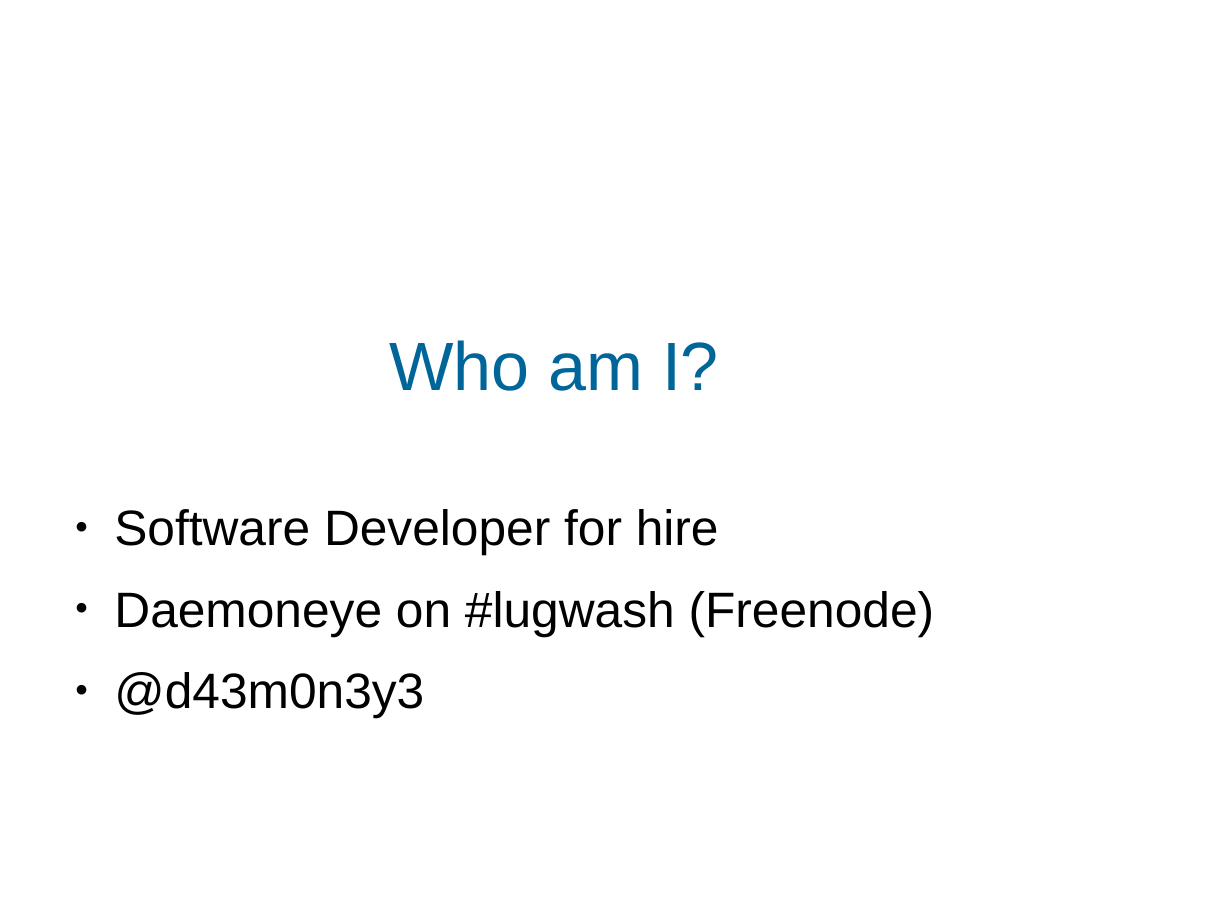
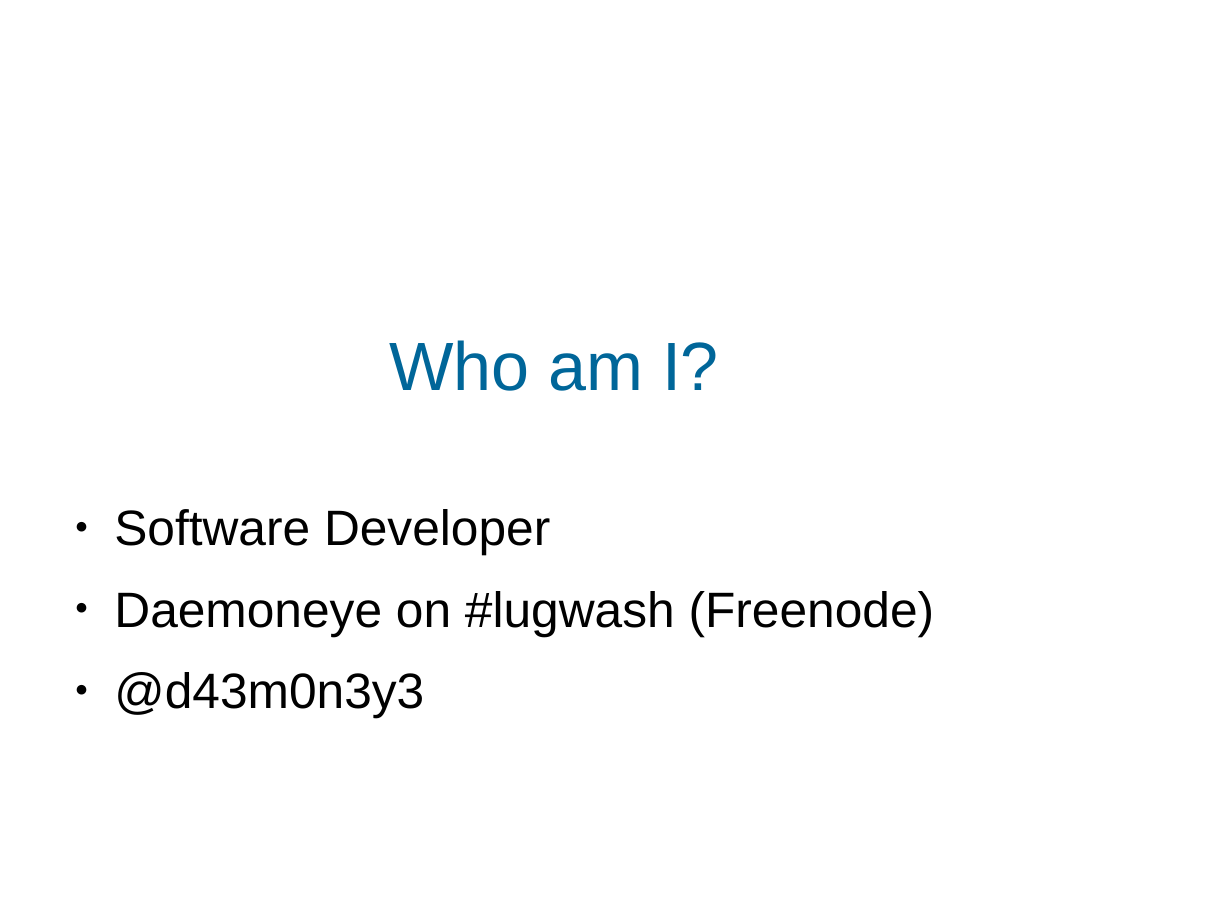
Before and after one commit to daemoneye/Gitolite-talk, a slide deck: slide 2 of gitolite.odp. Drawn at 1232x924 pixels with LibreOffice and Linux fonts; fonts in the diff are those of the drawing; background and template pictures are left out. Boxes give left, top, right and bottom in pixels: in the first picture for what was removed or moved away, otherwise in the second. Text is boxed around its words. In the diff, an @@ line names an element or a change of style, - is before the commit and + after.

```diff
--- a/gitolite.odp
+++ b/gitolite.odp
@@ text at box(114, 509, 550, 554): text changed @@
-● Software Developer for hire
+● Software Developer
```
Also in this commit, not shown: 4 slides added.
